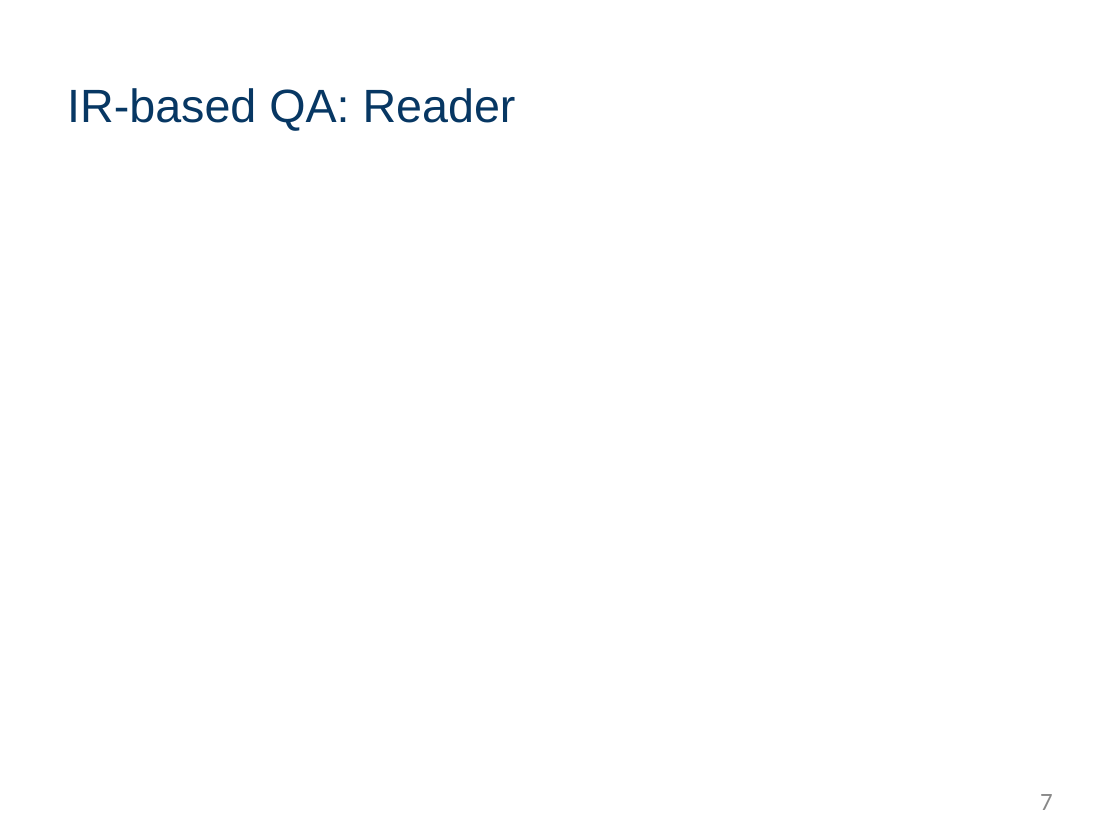
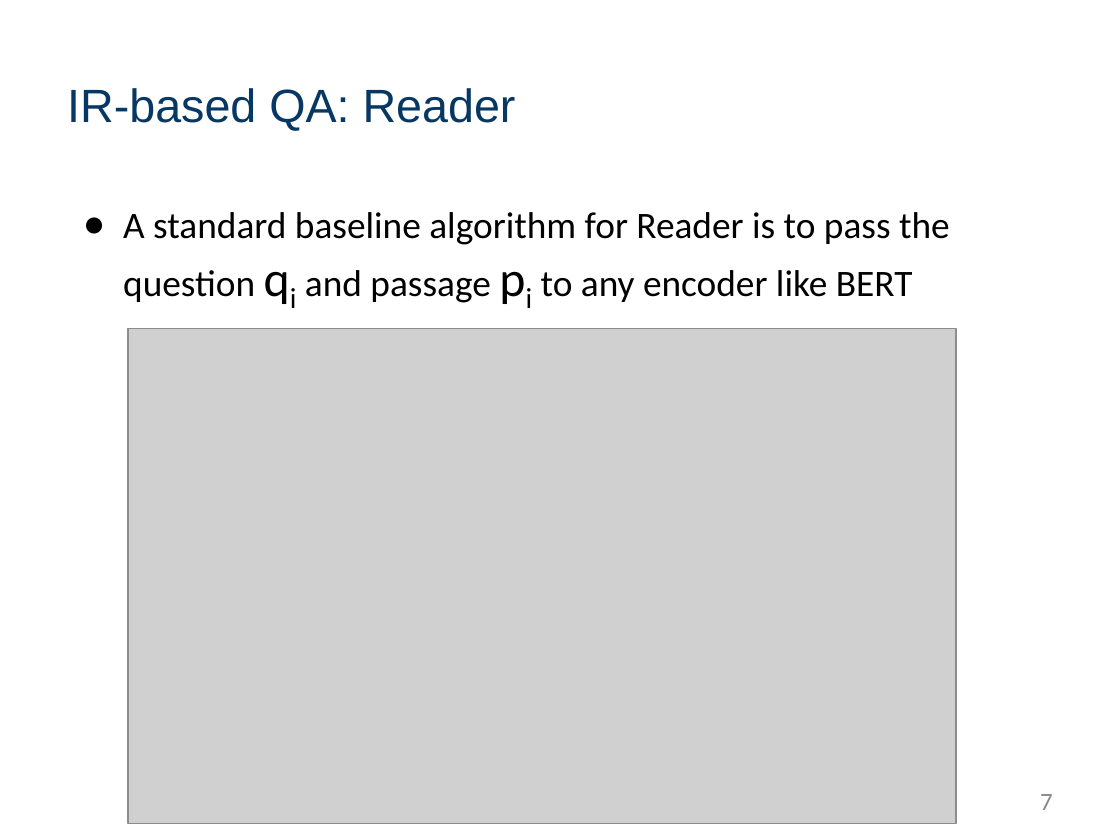
Before and after one commit to muyun/dev.nllp, a slide deck: slide 7 of docs/question-answering-draft.pptx. Drawn at 1120x840 pixels with LibreOffice and Linux fonts; fonts in the diff are those of the drawing; grey boxes stand for pictures. Boxes give left, top, right and bottom in pixels: in the first picture for what was removed or moved away, otherwise in the second. Text is boxed around its words. In the diff, an @@ line names an element or a change of style, - is before the commit and + after.

```diff
--- a/docs/question-answering-draft.pptx
+++ b/docs/question-answering-draft.pptx
@@ text added at box(123, 212, 950, 303), 24 pt, text #000000 @@
+● A standard baseline algorithm for Reader is to pass the question qi and passage pi to any encoder like BERT
@@ picture added at box(128, 328, 955, 823) @@
```
Also in this commit, not shown: 1 other slide changed, 7 slides added, 1 slide removed, 5 other files.
